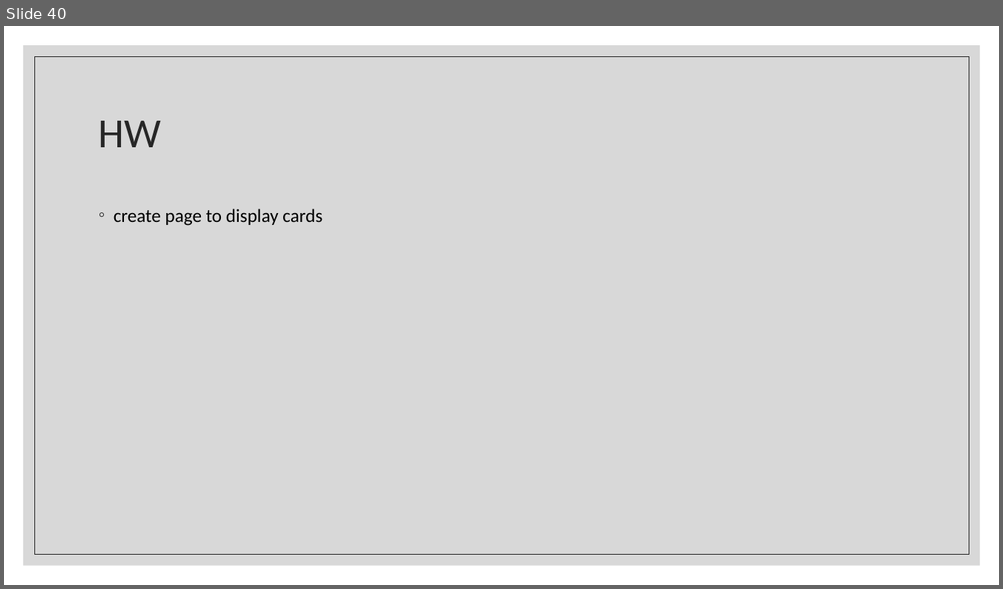
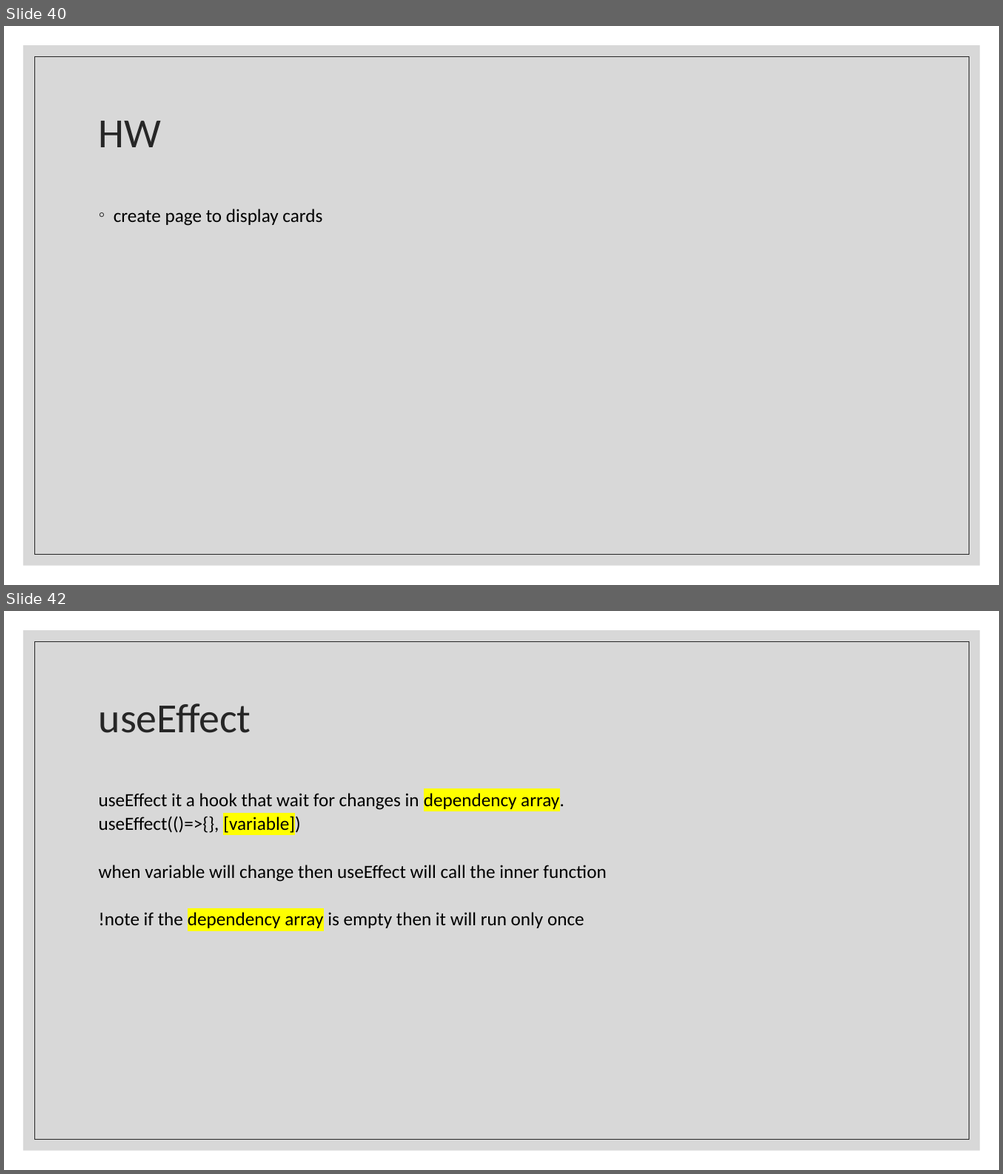
Before and after one commit to Rlss91/ht_W011121MR_morning_first-project, a slide deck: docs/React.pptx. Shown one above the other, each under a label of ours: slide 40 before the commit, slides 40 and 42 after it; the slides between them are not shown. The pictures are 1003x589 and 1003x1174 pixels, drawn with LibreOffice and Linux fonts; fonts in the diff are those of the drawing. Boxes give left, top, right and bottom in pixels: in the first picture for what was removed or moved away, otherwise in the second. Text is boxed around its words. In the diff, an @@ line names an element or a change of style, - is before the commit and + after.

Commit message:
useEffect

```diff
--- a/docs/React.pptx
+++ b/docs/React.pptx
@@ slide 42 added at [4, 611, 999, 1170], background #FFFFFF; not listed: 2 template elements that a slide beside it also shows @@
@@ title added at [99, 703, 251, 733], 40 pt, text #262626 @@
+useEffect
@@ text added at [99, 791, 606, 928], 18 pt, text #000000 @@
+useEffect it a hook that wait for changes in dependency array.
+useEffect(()=>{}, [variable])
+when variable will change then useEffect will call the inner function
+!note if the dependency array is empty then it will run only once
```
Also in this commit, not shown: 1 slide changed, 3 other files.
